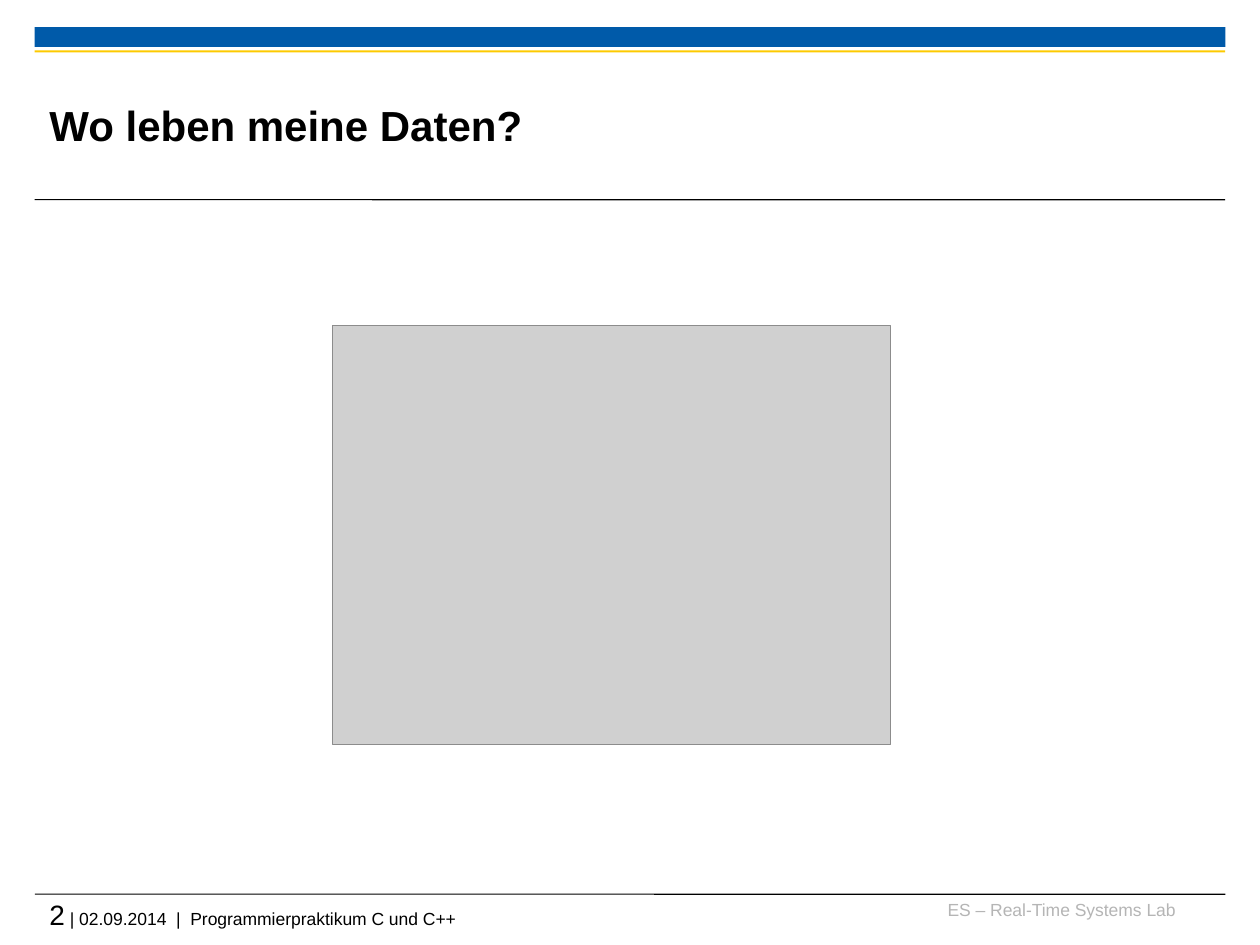
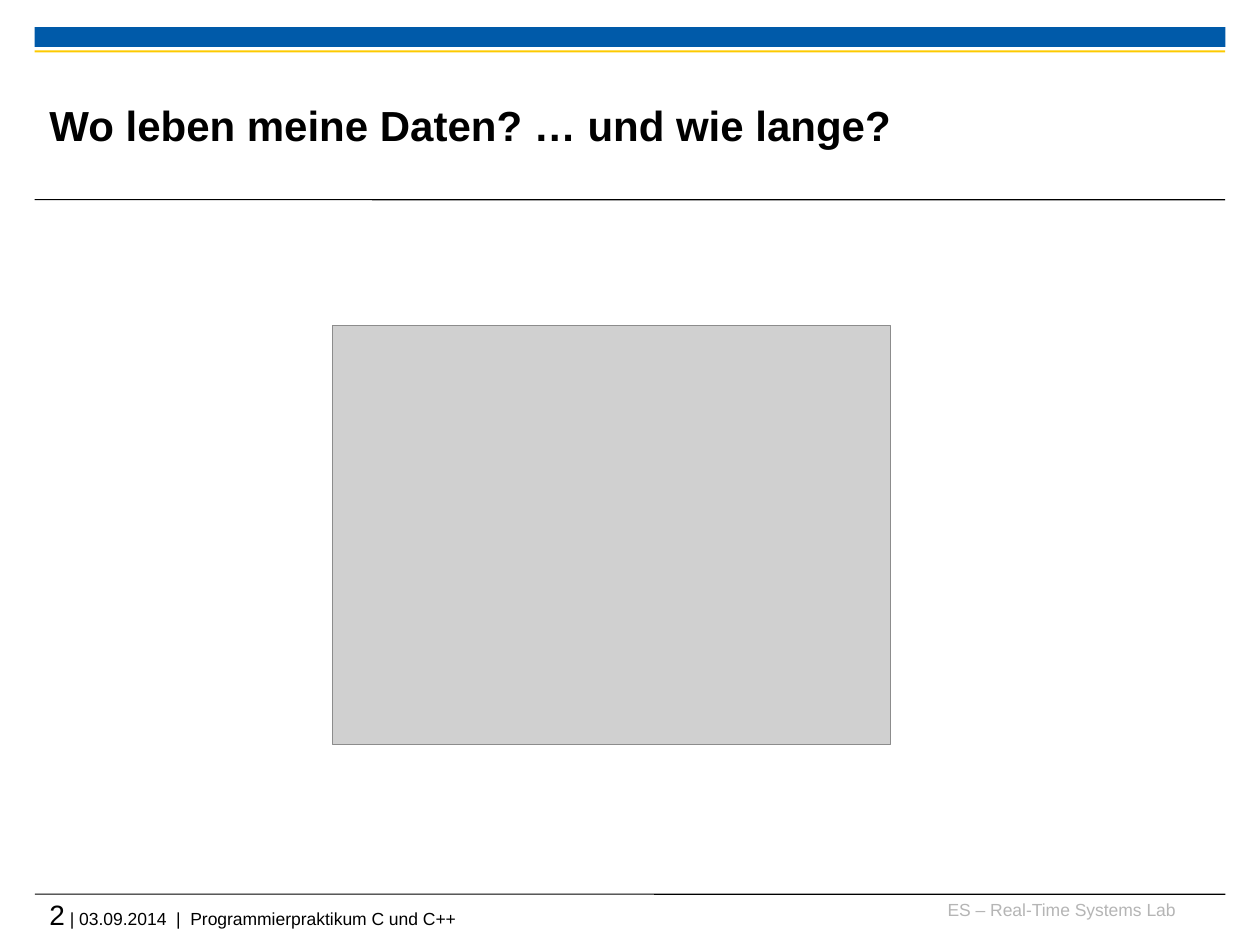
Before and after one commit to h82k/tud-cppp, a slide deck: slide 2 of Vorlesung/2 Speicherverwaltung.pptx. Drawn at 1260x945 pixels with LibreOffice and Linux fonts; fonts in the diff are those of the drawing; grey boxes stand for pictures; background and template pictures are left out. Boxes give left, top, right and bottom in pixels: in the first picture for what was removed or moved away, otherwise in the second. Text is boxed around its words. In the diff, an @@ line names an element or a change of style, - is before the commit and + after.

```diff
--- a/Vorlesung/2 Speicherverwaltung.pptx
+++ b/Vorlesung/2 Speicherverwaltung.pptx
@@ title at (x1=49, y1=110, x2=890, y2=150): text changed @@
-Wo leben meine Daten?
+Wo leben meine Daten? … und wie lange?
@@ text at (x1=49, y1=905, x2=456, y2=929): text changed @@
-2 | 02.09.2014 | Programmierpraktikum C und C++
+2 | 03.09.2014 | Programmierpraktikum C und C++
```
Also in this commit, not shown: 2 other files.
